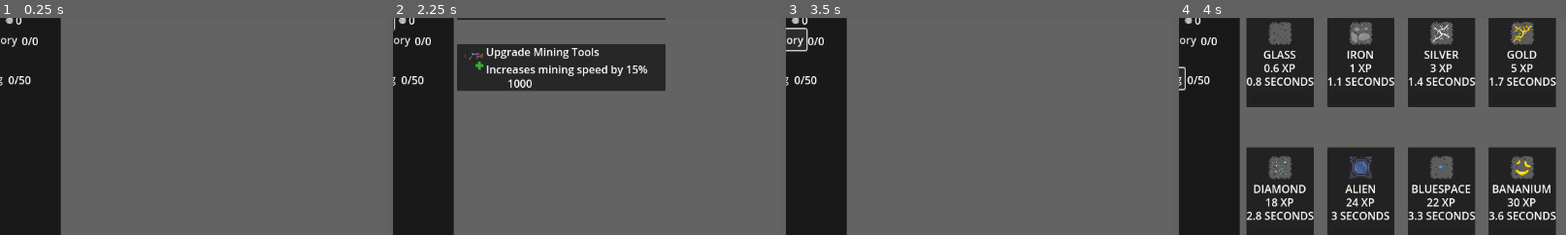
Above: before the commit, frames 1-4 (left to right).
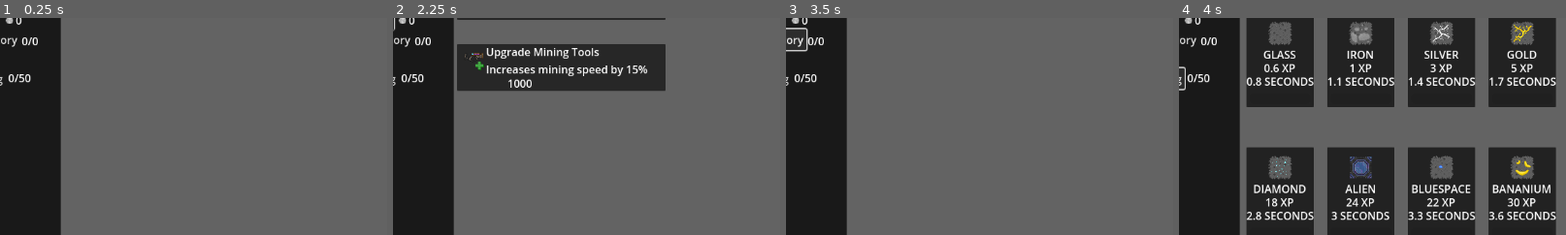
Above: after the commit, the same moments.

Repository: YuriVitch/SS13-IDLE-GODOT
Game: Godot game, scene res://scenes/main.tscn
The game is run twice, just before and just after one commit, with the same random seed, the same clock (stepped at 60 frames per second) and the same inputs.
Inputs:
- Up to frame 1 (0.25 s): no input
- Up to frame 2 (2.25 s): click "Save" at 0.5 s; click "Load" at 1.25 s; click "Cargo" at 2 s
- Up to frame 3 (3.5 s): click "Inventory" at 2.75 s
- Up to frame 4 (4 s): click "Mining" at 3.5 s
The pictures show only the part of the screen within x 8-58%, y 11-61%; the shares and areas given below are measured in that part.

The runs differ from the first frame. In frame 1, 0.2% of the frame differs, in the area x 2-9%, y 25-31%; in frame 2, 0.2%; in frame 3, 0.2%; in frame 4, 0.2%.
Error in both runs: Attempt to call function 'get_as_text' in base 'null instance' on a null instance. (res://scenes/main.gd:49)

Commit message:
Updates Leveler formula Returns Mining Level to default value Fixes mis-alignment of mining Level

Diff:
--- a/scenes/main.tscn
+++ b/scenes/main.tscn
@@ -91,26 +91,6 @@
 offset_bottom = 18.0
 text = "0/0"
 
-[node name="SaveGame" type="Sprite2D" parent="SidebarGUI/JobsContainer/VBoxContainer"]
-position = Vector2(20, 582)
-
-[node name="SaveButton" type="Button" parent="SidebarGUI/JobsContainer/VBoxContainer/SaveGame"]
-offset_left = 13.0
-offset_top = -13.0
-offset_right = 57.0
-offset_bottom = 18.0
-text = "Save"
-
-[node name="LoadGame" type="Sprite2D" parent="SidebarGUI/JobsContainer/VBoxContainer"]
-position = Vector2(20, 582)
-
-[node name="LoadButton" type="Button" parent="SidebarGUI/JobsContainer/VBoxContainer/LoadGame"]
-offset_left = 12.0
-offset_top = -38.0
-offset_right = 58.0
-offset_bottom = -7.0
-text = "Load"
-
 [node name="Mining" type="Sprite2D" parent="SidebarGUI/JobsContainer/VBoxContainer"]
 position = Vector2(15, 113)
 texture = ExtResource("4_ndngx")
@@ -125,10 +105,30 @@
 
 [node name="MiningLevel" type="Label" parent="SidebarGUI/JobsContainer/VBoxContainer/Mining"]
 offset_left = 90.0
-offset_top = -8.0
+offset_top = -11.0
 offset_right = 130.0
+offset_bottom = 15.0
+text = "0/50"
+
+[node name="SaveGame" type="Sprite2D" parent="SidebarGUI/JobsContainer/VBoxContainer"]
+position = Vector2(20, 582)
+
+[node name="SaveButton" type="Button" parent="SidebarGUI/JobsContainer/VBoxContainer/SaveGame"]
+offset_left = 13.0
+offset_top = -13.0
+offset_right = 57.0
 offset_bottom = 18.0
-text = "0/50"
+text = "Save"
+
+[node name="LoadGame" type="Sprite2D" parent="SidebarGUI/JobsContainer/VBoxContainer"]
+position = Vector2(20, 582)
+
+[node name="LoadButton" type="Button" parent="SidebarGUI/JobsContainer/VBoxContainer/LoadGame"]
+offset_left = 12.0
+offset_top = -38.0
+offset_right = 58.0
+offset_bottom = -7.0
+text = "Load"
 
 [node name="GameLabelBG" type="ColorRect" parent="SidebarGUI"]
 layout_mode = 0
@@ -303,10 +303,10 @@
 [connection signal="upgrade" from="." to="TabChanger/MiningTab" method="_on_cargo_tab_cargo_upgrade"]
 [connection signal="pressed" from="SidebarGUI/JobsContainer/VBoxContainer/Cargo/CargoButton" to="." method="_on_cargo_button_pressed"]
 [connection signal="pressed" from="SidebarGUI/JobsContainer/VBoxContainer/Inventory/InventoryButton" to="." method="_on_inventory_button_pressed"]
+[connection signal="pressed" from="SidebarGUI/JobsContainer/VBoxContainer/Mining/MiningButton" to="." method="_on_mining_button_pressed"]
 [connection signal="pressed" from="SidebarGUI/JobsContainer/VBoxContainer/SaveGame/SaveButton" to="." method="_on_save_button_pressed"]
+[connection signal="pressed" from="SidebarGUI/JobsContainer/VBoxContainer/LoadGame/LoadButton" to="." method="_on_load_button_pressed"]
 [connection signal="pressed" from="SidebarGUI/JobsContainer/VBoxContainer/LoadGame/LoadButton" to="." method="_on_save_button_pressed"]
-[connection signal="pressed" from="SidebarGUI/JobsContainer/VBoxContainer/LoadGame/LoadButton" to="." method="_on_load_button_pressed"]
-[connection signal="pressed" from="SidebarGUI/JobsContainer/VBoxContainer/Mining/MiningButton" to="." method="_on_mining_button_pressed"]
 [connection signal="inventory_update" from="Inventory" to="." method="_on_inventory_inventory_update"]
 [connection signal="inventory_update" from="Inventory" to="TabChanger/CargoTab" method="_on_inventory_inventory_update"]
 [connection signal="cargo_upgrade" from="TabChanger/CargoTab" to="." method="_on_cargo_tab_cargo_upgrade"]
@@ -314,5 +314,4 @@
 [connection signal="inventory_update" from="TabChanger/CargoTab" to="Inventory" method="_on_cargo_tab_inventory_update"]
 [connection signal="pressed" from="TabChanger/CargoTab/ScrollContainer/Control/InventoryExpand/InventoryUpPurchase" to="TabChanger/CargoTab" method="_on_inventory_up_purchase_pressed"]
 [connection signal="pressed" from="TabChanger/CargoTab/ScrollContainer/Control/MiningUpgrade/MiningUpPurchase" to="TabChanger/CargoTab" method="_on_mining_up_purchase_pressed"]
-[connection signal="miningLevelUp" from="TabChanger/MiningTab" to="." method="_on_mining_tab_mining_level_up"]
 [connection signal="timeout" from="TabChanger/MiningTab/MiningTimer" to="TabChanger/MiningTab" method="_on_mining_timer_timeout"]
